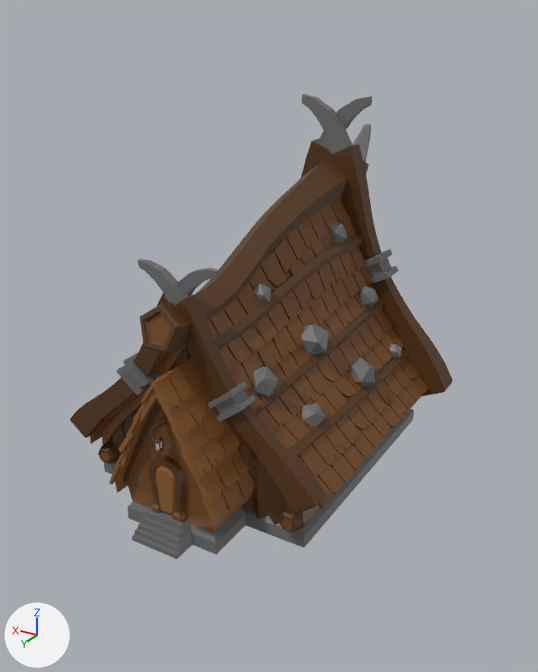
Renders of the FBX model Viking-Game/Assets/Models/B_Base/B_Barn.fbx from each side of a commit.
Before and after are seen from a 50 mm camera at (-27.41, 33.51, 21.75) aimed at (-19.76, 20.76, 15.38). The axes (+X, +Y, +Z) are drawn at lower left. The lights are the same throughout.

Names of what the first picture shows: 'B_Barn'.
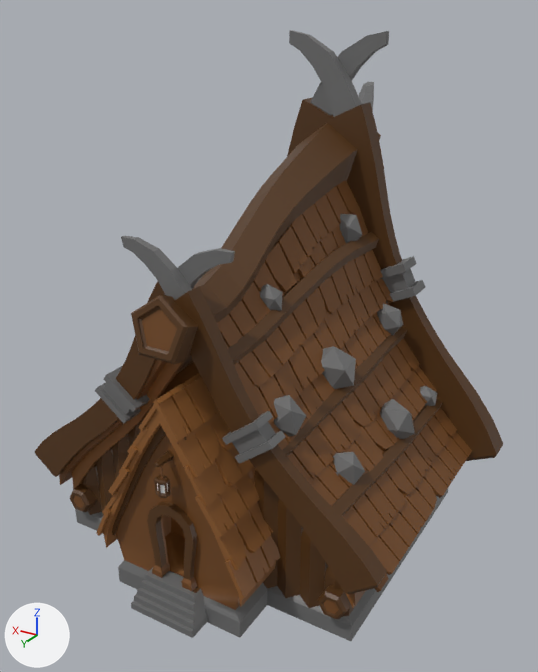
The edits, one by one:
me_cylinder_765 is used by ob_b_barn; location (-19.73, 20.16, 16.88); rotation (1.571, 0.0, 0.0), in degrees (90, 0, 0); scale (0.01, 0.01, 0.01).
me_cylinder_765 had 6860 vertices, 5701 faces and spanned x -320.0..325.0, y -426.0..324.0, z -485.0..433.0.
me_cylinder_765 now has 6598 vertices, 5489 faces and spans x -320.0..325.0, y -426.0..324.0, z -485.0..433.0.
me_cylinder_765 part 1: 7 loose pieces with 244 vertices, spanning x -92.0..92.0, y -400.0..-52.0, z -443.0..221.0, are deleted.
Part 2, on me_cylinder_765:
18 vertices are removed from x 54.0..91.0, y -400.0..-143.0, z -335.0..-292.0.
21 faces are deleted.
2 vertices move from x -204.0..209.0, y -292.0, z -289.0 to x -204.0..209.0, y -260.0, z -289.0.
4 new faces join them, mat_darkbrown (brown #553514).
me_cylinder_765 no longer uses material mat_darkgrey (black #313131).
Object 'B_Barn' (ob_b_barn) is rescaled from (0.01, 0.01, 0.01) to (0.0143, 0.0141, 0.01).

Where the change shows, as pixel boxes (x1, y1, x2, y2) in the pictures (538 x 672 px):
'B_Barn', reshaped, rescaled (22% wider, 31% taller)
    before: (70, 94, 453, 559)
    after: (34, 30, 503, 641)
part 1 of me_cylinder_765, deleted (brown)
    before: (156, 347, 237, 516)
part 2 of me_cylinder_765, cut back
    after: (134, 362, 201, 441)
